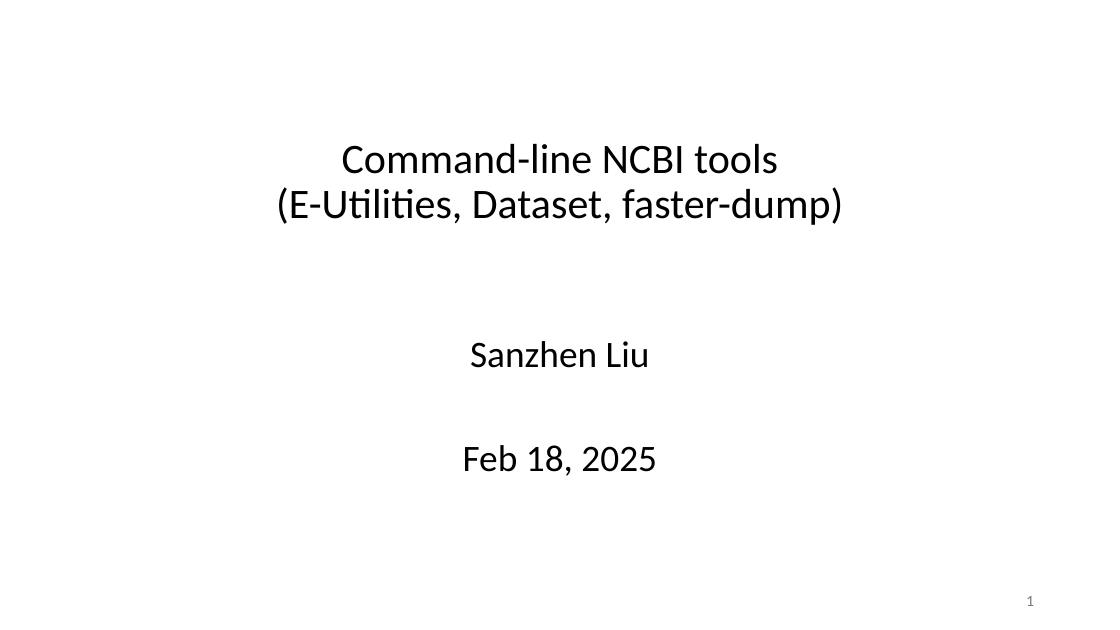
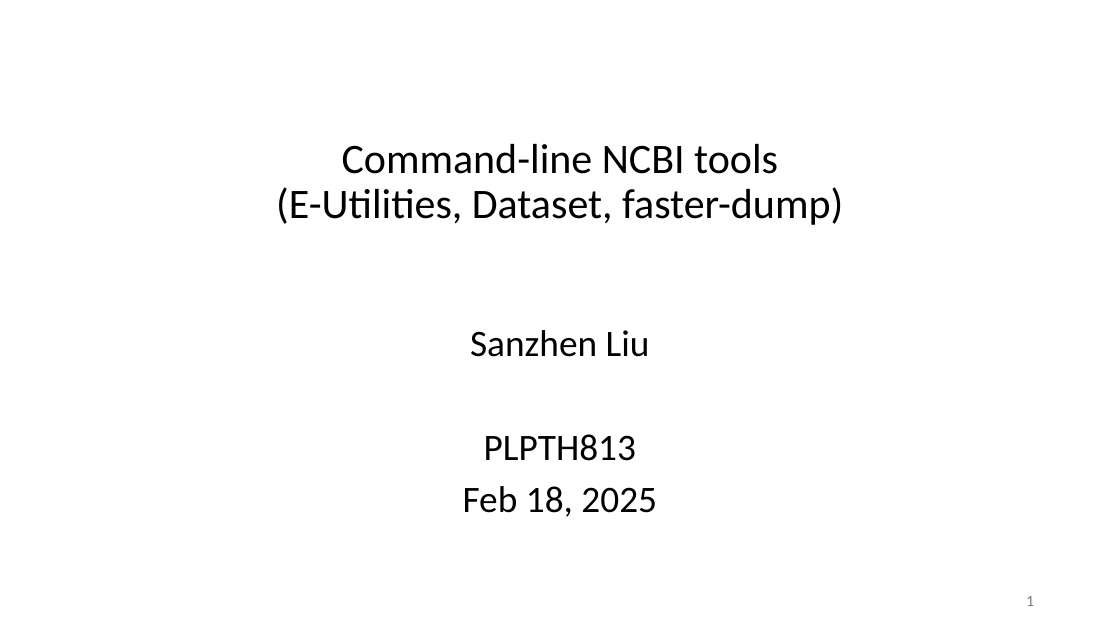
Before and after one commit to liu3zhenlab/teaching, a slide deck: slide 1 of PLPTH813Bioinformatis/2025/1_lecture/lecture08_NCBItools.pptx. Drawn at 1120x630 pixels with LibreOffice and Linux fonts; fonts in the diff are those of the drawing. Boxes give left, top, right and bottom in pixels: in the first picture for what was removed or moved away, otherwise in the second. Text is boxed around its words. In the diff, an @@ line names an element or a change of style, - is before the commit and + after.

```diff
--- a/PLPTH813Bioinformatis/2025/1_lecture/lecture08_NCBItools.pptx
+++ b/PLPTH813Bioinformatis/2025/1_lecture/lecture08_NCBItools.pptx
@@ subtitle "Sanzhen Liu": place and size @@
-subtitle "Sanzhen Liu" at bbox=[463, 341, 657, 476]
+subtitle "Sanzhen Liu" at bbox=[463, 330, 657, 517]
@@ subtitle at bbox=[484, 434, 636, 461]: paragraph added @@
+PLPTH813
```
Also in this commit, not shown: 1 other slide changed, 2 other files.
